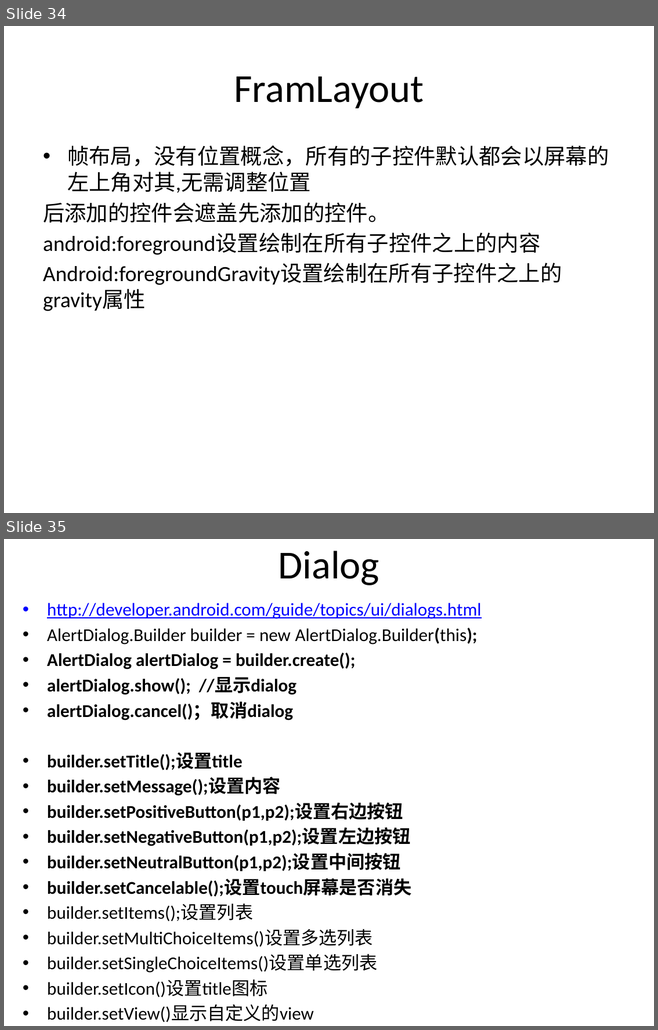
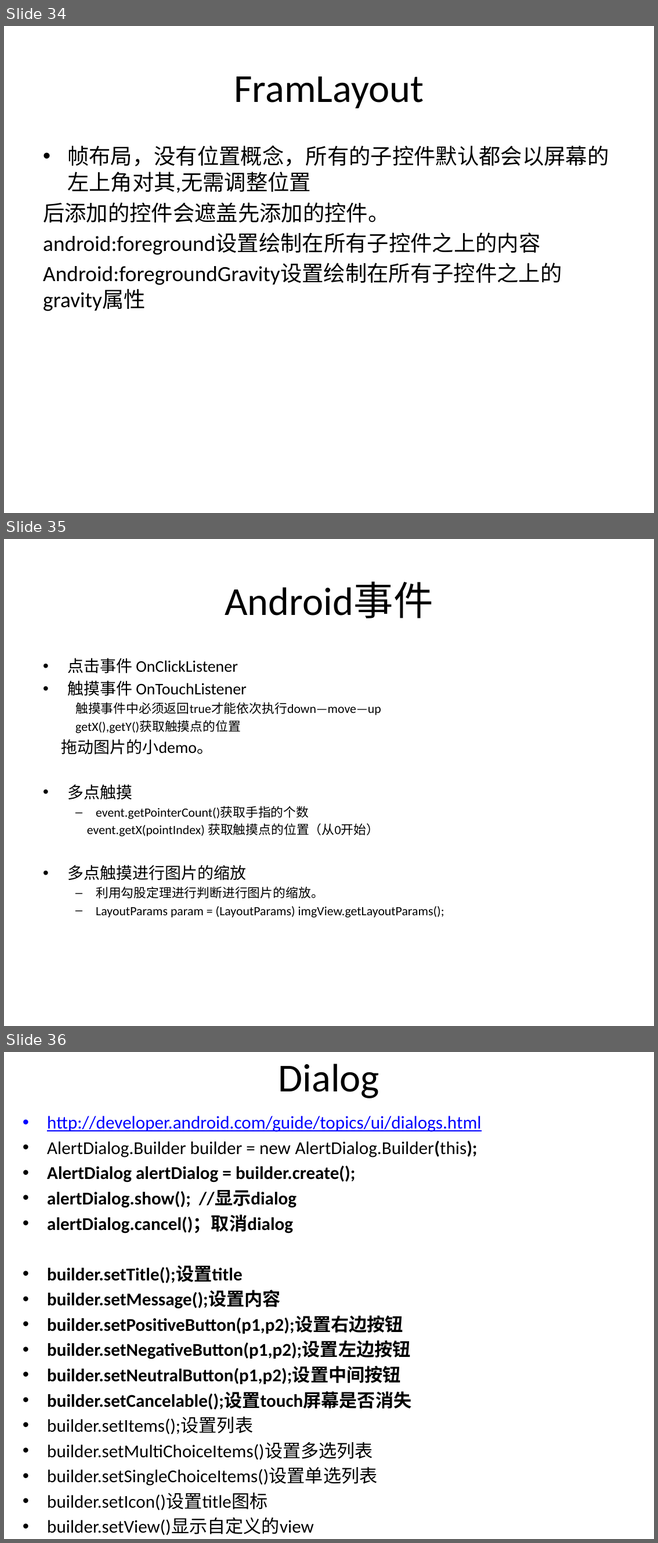
Before and after one commit to alanforgithub/share_content, a slide deck: 文件资料/Android培训-1.pptx. Shown one above the other, each under a label of ours: slides 34 and 35 before the commit, slides 34, 35 and 36 after it. The pictures are 658x1030 and 658x1543 pixels, drawn with LibreOffice and Linux fonts; fonts in the diff are those of the drawing. Boxes give left, top, right and bottom in pixels: in the first picture for what was removed or moved away, otherwise in the second. Text is boxed around its words. In the diff, an @@ line names an element or a change of style, - is before the commit and + after.

```diff
--- a/文件资料/Android培训-1.pptx
+++ b/文件资料/Android培训-1.pptx
@@ slide 35 added at (x1=4, y1=539, x2=654, y2=1026), background #FFFFFF @@
@@ title added at (x1=224, y1=582, x2=433, y2=618), 44 pt, text #000000 @@
+Android事件
@@ text added at (x1=61, y1=658, x2=444, y2=918), 14 pt, text #000000 @@
+• 点击事件 OnClickListener
+• 触摸事件 OnTouchListener
+  触摸事件中必须返回true才能依次执行down—move—up
+  getX(),getY()获取触摸点的位置
+拖动图片的小demo。
+• 多点触摸
+  – event.getPointerCount()获取手指的个数
+  event.getX(pointIndex) 获取触摸点的位置（从0开始）
+• 多点触摸进行图片的缩放
+  – 利用勾股定理进行判断进行图片的缩放。
+  – LayoutParams param = (LayoutParams) imgView.getLayoutParams();
@@ what was slide 35 is now slide 36 @@
```
Also in this commit, not shown: 1 slide changed, 20 other files.
